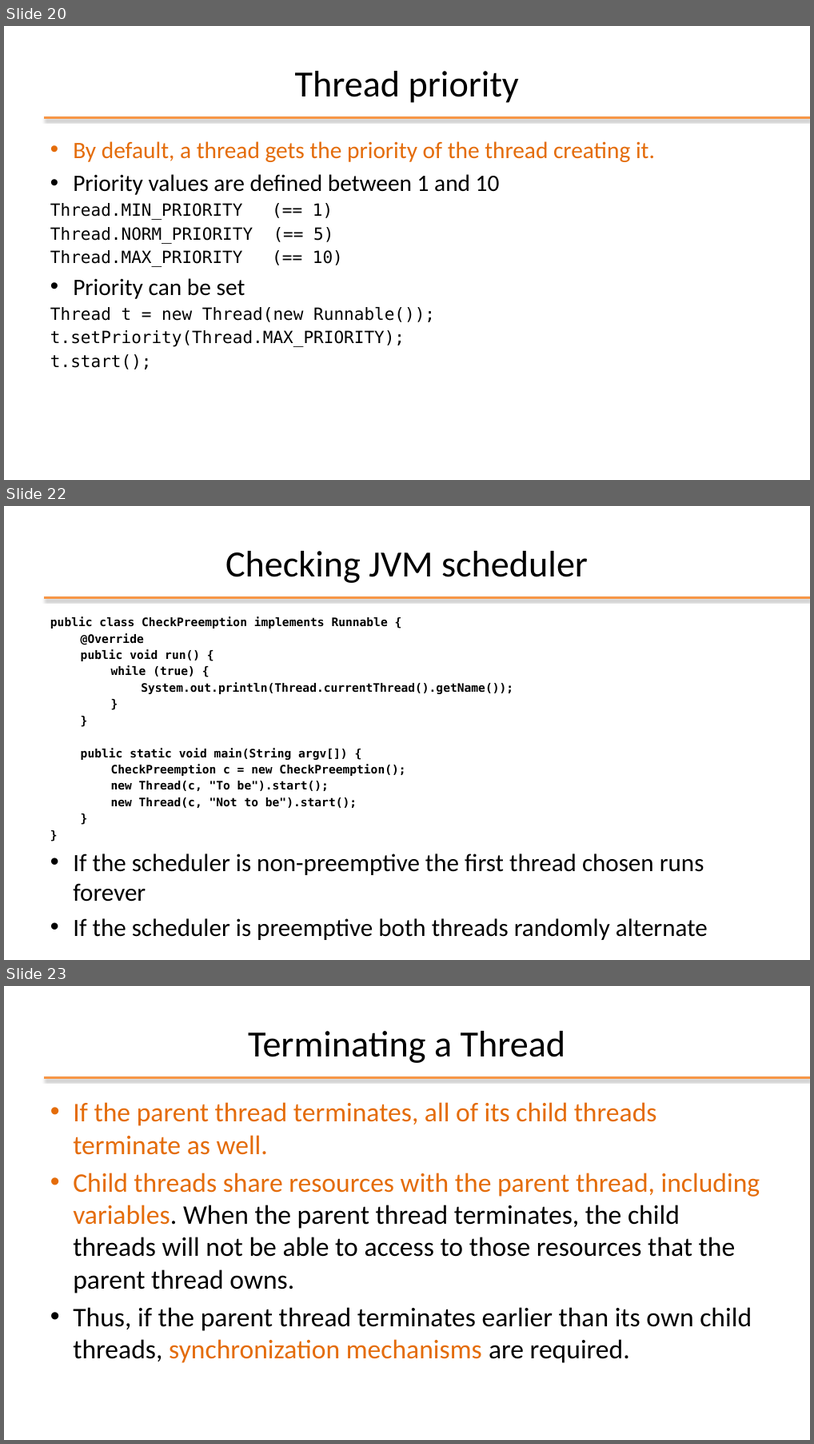
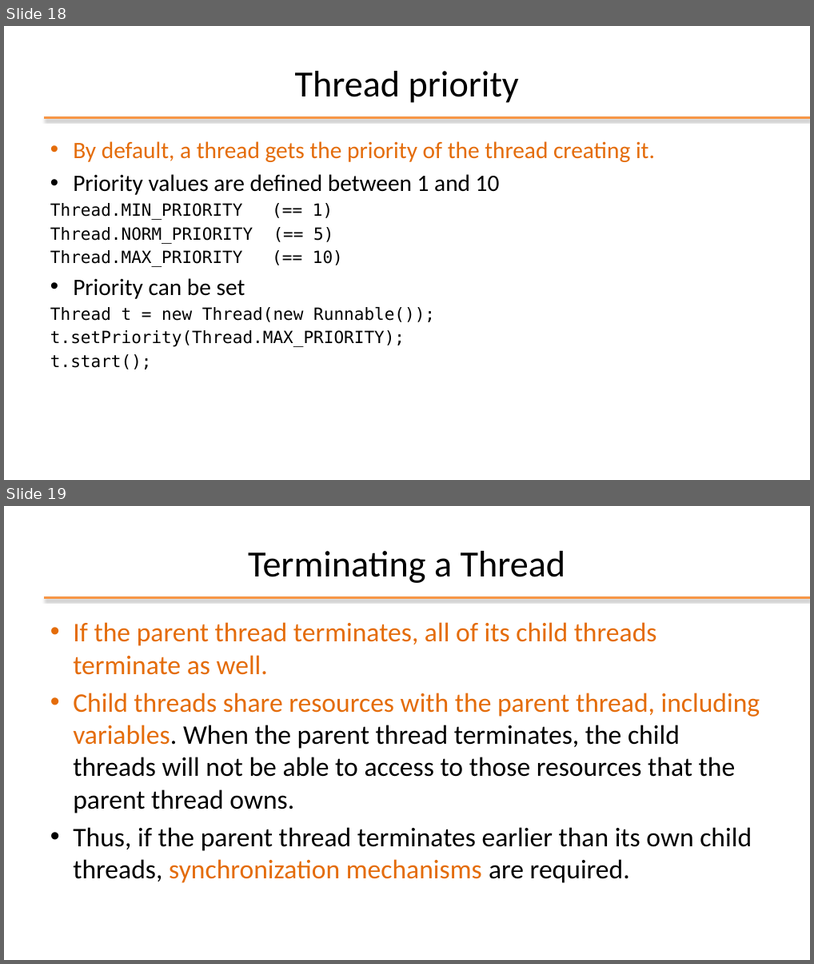
Before and after one commit to nbicocchi/learn-java-core, a slide deck: assets/slides/P2 - Java Multi-Threading.pptx. Shown one above the other, each under a label of ours: slides 20, 22 and 23 before the commit, slides 18 and 19 after it; the slides between them are not shown. The pictures are 814x1444 and 814x964 pixels, drawn with LibreOffice and Linux fonts; fonts in the diff are those of the drawing; background and template pictures are left out. Boxes give left, top, right and bottom in pixels: in the first picture for what was removed or moved away, otherwise in the second. Text is boxed around its words. In the diff, an @@ line names an element or a change of style, - is before the commit and + after.

```diff
--- a/assets/slides/P2 - Java Multi-Threading.pptx
+++ b/assets/slides/P2 - Java Multi-Threading.pptx
@@ slide 22 removed at box(4, 506, 810, 960), background #FFFFFF; not listed: 1 template element that a slide beside it also shows @@
@@ title removed at box(226, 551, 588, 583) @@
-Checking JVM scheduler
@@ text removed at box(50, 616, 708, 940) @@
-public class CheckPreemption implements Runnable {
-@Override
-public void run() {
-while (true) {
-System.out.println(Thread.currentThread().getName());
-}
-}
-public static void main(String argv[]) {
-CheckPreemption c = new CheckPreemption();
-new Thread(c, "To be").start();
-new Thread(c, "Not to be").start();
-}
-}
-• If the scheduler is non-preemptive the first thread chosen runs forever
-• If the scheduler is preemptive both threads randomly alternate
@@ what was slide 20 is now slide 18 @@
@@ what was slide 23 is now slide 19 @@
```
Also in this commit, not shown: 9 slides changed, 11 other slides removed, 2 other files.
